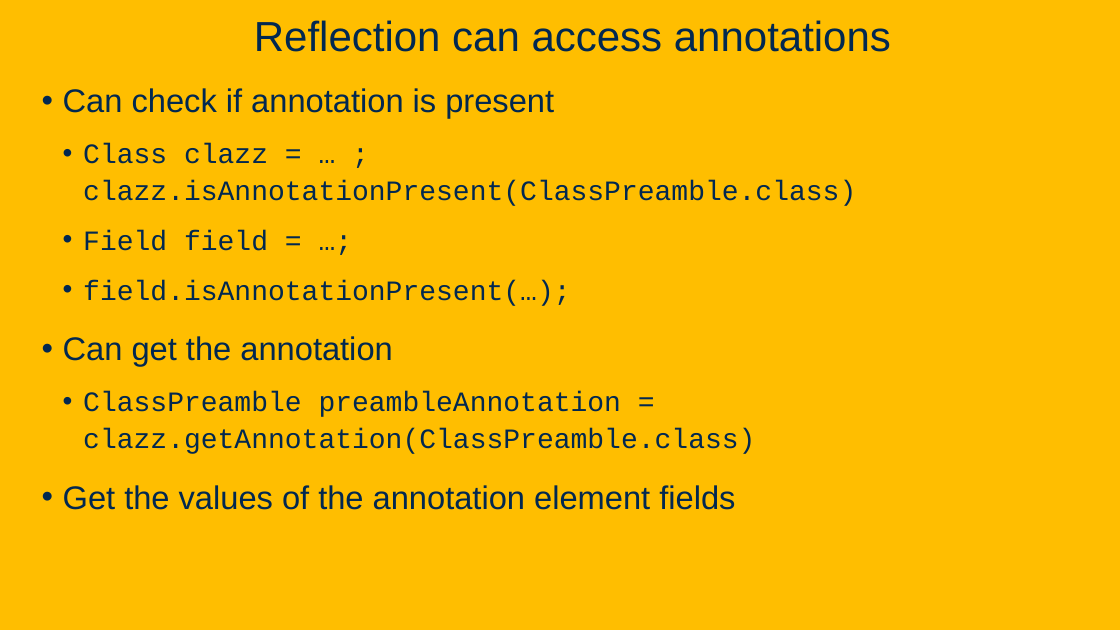
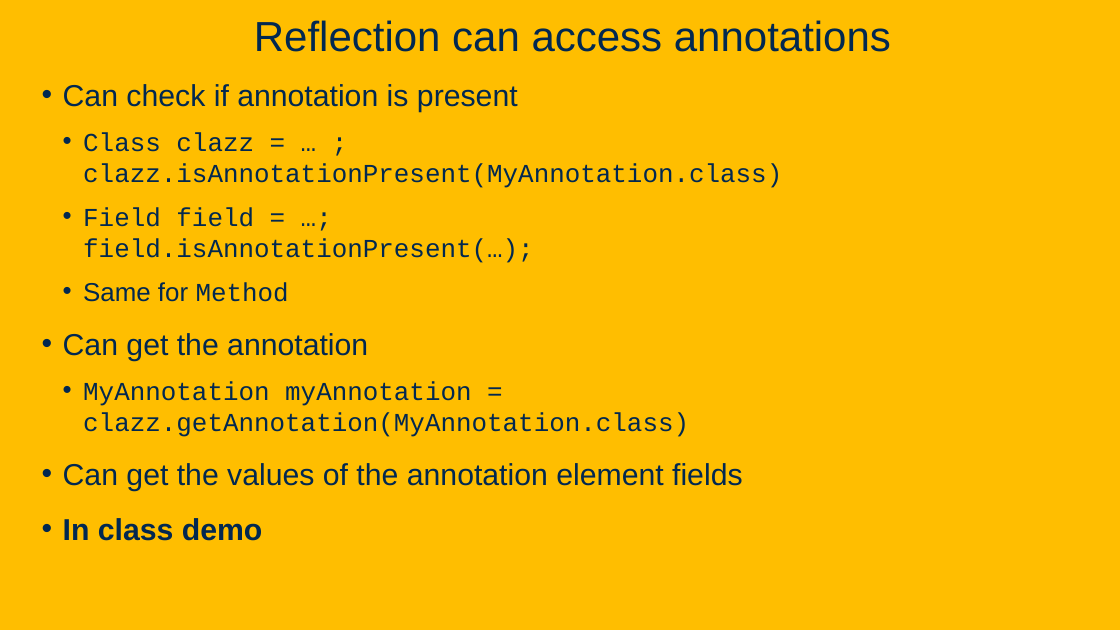
Before and after one commit to davsec-teaching/ECS160-Winter2025, a slide deck: slide 38 of slides/5_annotations_and_reflection.pptx (slide 27 before the commit). Drawn at 1120x630 pixels with LibreOffice and Linux fonts; fonts in the diff are those of the drawing; background and template pictures are left out. Boxes give left, top, right and bottom in pixels: in the first picture for what was removed or moved away, otherwise in the second. Text is boxed around its words. In the diff, an @@ line names an element or a change of style, - is before the commit and + after.

Commit message:
Updated reflection and annotations slides

```diff
--- a/slides/5_annotations_and_reflection.pptx
+++ b/slides/5_annotations_and_reflection.pptx
@@ text at bbox=[63, 84, 518, 361]: size 28 to 25.9 pt in "Can check if annotation is present", "Can get the annotation"; line spacing 1.1 to 1 @@
@@ text at bbox=[83, 132, 782, 302]: text changed; size 24 to 22.2 pt @@
-  • Class clazz = … ;
-    clazz.isAnnotationPresent(ClassPreamble.class)
-  • Field field = …;
-  • field.isAnnotationPresent(…);
+  • Class clazz = … ;
+    clazz.isAnnotationPresent(MyAnnotation.class)
+  • Field field = …;
+    field.isAnnotationPresent(…);
+  • Same for Method
@@ text at bbox=[63, 381, 743, 541]: text changed; size 24 to 22.2 pt @@
-  • ClassPreamble preambleAnnotation = clazz.getAnnotation(ClassPreamble.class)
-• Get the values of the annotation element fields
+  • MyAnnotation myAnnotation = clazz.getAnnotation(MyAnnotation.class)
+• Can get the values of the annotation element fields
+• In class demo
```
Also in this commit, not shown: 7 other slides changed, 15 slides added, 4 slides removed.
